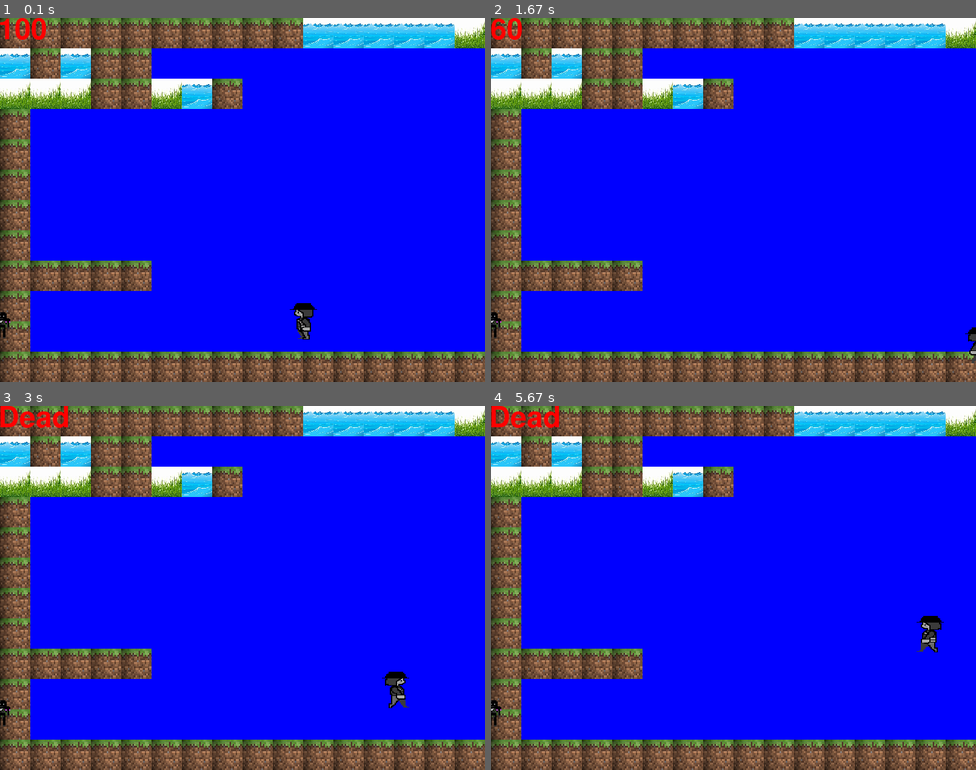
Above: before the commit, frames 1-4 (two rows, left to right).
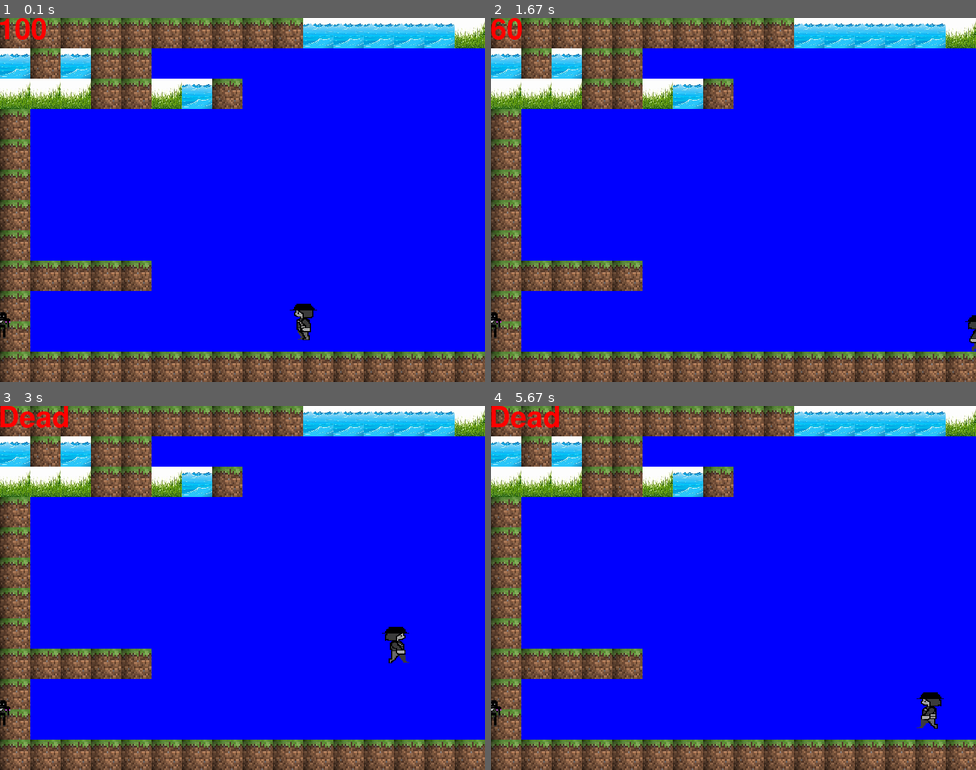
Above: after the commit, the same moments.

Repository: mars-c0de/fallen_apart_game
Game: pygame game, started from TestGen.py
Two runs of this game, one before a commit and one after it. Both use one fixed random seed, a clock stepped at 60 frames per second and the inputs below.
Inputs:
- Up to frame 1 (0.1 s): no input
- Up to frame 2 (1.67 s): hold Space 0.33-0.8 s; hold D 0.33-0.8 s; hold D 0.83-1.3 s; tap Space at 0.9, 1.2, 1.4 s; hold D from 1.33 s (still down)
- Up to frame 3 (3 s): tap Space at 1.7, 1.9, 2.2, 2.47, 2.77, 2.9 s; release D at 1.8 s; hold A 1.83-2.37 s; hold A 2.4-2.8 s; hold D from 2.83 s (still down)
- Up to frame 4 (5.67 s): tap Space at 3.2, 3.57, 3.87, 4.07, 4.37, 4.57, 4.87, 5.07, 5.37, 5.63 s; release D at 3.47 s; hold A 3.5-3.97 s; hold D 4-4.47 s; hold D 4.5-4.97 s; hold A 5-5.53 s; hold A from 5.57 s (still down)

The runs differ from the first frame. In frame 1, less than 0.1% of the frame differs, in the area x 59-66%, y 78-89%; in frame 2, 0.1%; in frame 3, 0.6%; in frame 4, 0.6%, in the area x 87-94%, y 57-89%.

Commit message:
ALL COLLISION WORKS

Diff:
--- a/TestGen.py
+++ b/TestGen.py
@@ -71,24 +71,33 @@
                 play.collisionyu = True
                 play.velocity = 0
                 play.movey = 0
+                break
             elif tile[1].collidepoint(play.hitbox.midleft[0],play.hitbox.midleft[1]):
                 play.hitbox.x = tile[1].midright[0]
                 play.collisionxl = True
                 play.movex = 0
+                break
             elif tile[1].collidepoint(play.hitbox.midright[0],play.hitbox.midright[1]):
                 play.hitbox.x = tile[1].midleft[0] - play.hitbox.width
                 play.collisionxr = True
                 play.movex = 0
-            else:
-                play.collisionxr = False
-                play.collisionxl = False
-                play.collisionyu = False
-            if tile[1].collidepoint(play.hitbox.midbottom[0],play.hitbox.midbottom[1]):
+                break
+            elif tile[1].collidepoint(play.hitbox.midbottom[0],play.hitbox.midbottom[1]):
                 play.hitbox.y = tile[1].midtop[1] - play.hitbox.height
                 play.jump = False
                 play.collisionyd = True
                 play.time = 0
-                play.velocity = -10
+                play.velocity = 0
+                play.movey = 0
+                break
+            else:
+                if not tile[1].collidepoint(play.hitbox.midbottom[0],play.hitbox.midbottom[1]+0.25):
+                    play.collisionyd = False
+                else:
+                    play.collisionyd = True
+                play.collisionxr = False
+                play.collisionxl = False
+                play.collisionyu = False
 
     for event in pygame.event.get():
         if event.type == pygame.QUIT:
@@ -104,7 +113,9 @@
                 if not play.collisionxr:
                     play.movex = 1 * play.speed
             if event.key == pygame.K_SPACE:
-                play.jump = True
+                if play.collisionyd == True:
+                    play.velocity = -10
+                    play.jump = True
                 if play.health == 10:
                     play.health = 'Dead'
                 elif type(play.health) == int:
--- a/players.py
+++ b/players.py
@@ -29,7 +29,7 @@
         self.time = 0
         self.jump = False
         self.gravity = 0.3
-        self.velocity = -10
+        self.velocity = 0
         self.health = 100
         self.collisionxl = False
         self.collisionyu = False
@@ -44,15 +44,17 @@
         #     self.velocity = -10
         #     self.time = 0
 
-        if self.jump == True:
+        # print(self.jump)
+        # print(self.collisionyd)
+        # print(self.velocity)
+        if self.jump == True or self.collisionyd == False:
             self.time += dt/1000
             self.movey = self.gravity*self.time+self.velocity
             self.velocity += self.gravity
-
         if self.hitbox.y > self.spawn_y:
             self.jump = False
             self.movey = 0
-            self.velocity = -10
+            self.velocity = 0
             self.time = 0
             self.hitbox.centery = self.spawn_y
             self.spawn_y = self.hitbox.centery
